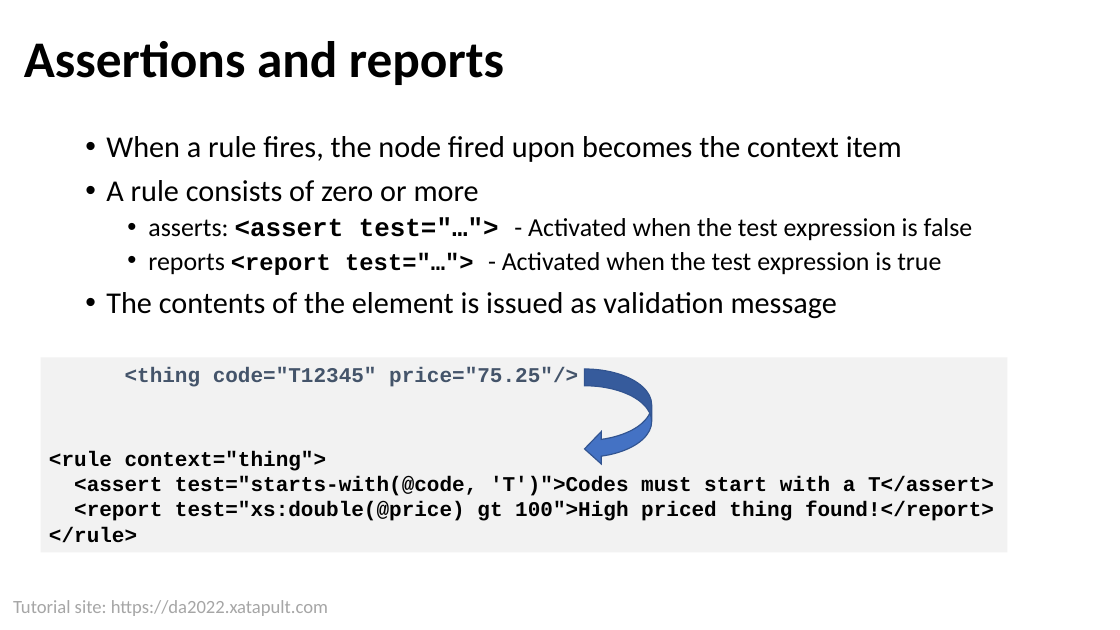
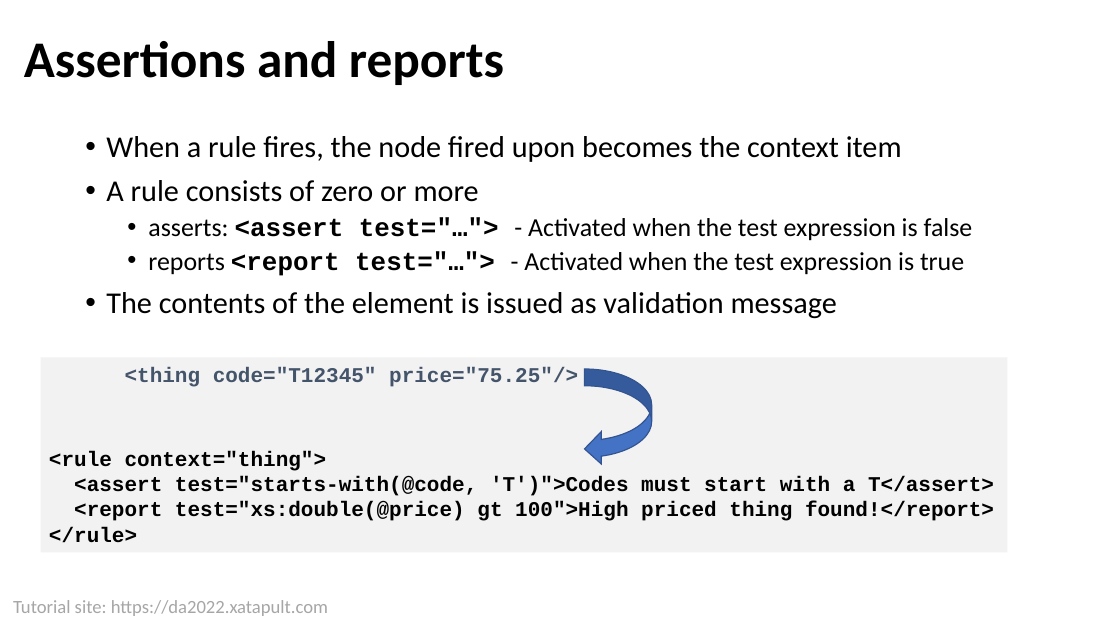
Before and after one commit to xatapult/da-2022-schematron, a slide deck: slide 11 of presentation/Schematron Tutorial DA 2022.pptx. Drawn at 1120x630 pixels with LibreOffice and Linux fonts; fonts in the diff are those of the drawing; background and template pictures are left out. Boxes give left, top, right and bottom in pixels: in the first picture for what was removed or moved away, otherwise in the second. Text is boxed around its words. In the diff, an @@ line names an element or a change of style, - is before the commit and + after.

```diff
--- a/presentation/Schematron Tutorial DA 2022.pptx
+++ b/presentation/Schematron Tutorial DA 2022.pptx
@@ text at [148, 251, 964, 276]: size 20.4 to 22.2 pt in "<report test="…">" @@
```
Also in this commit, not shown: 5 other slides changed, 5 slides added, 32 other files.
